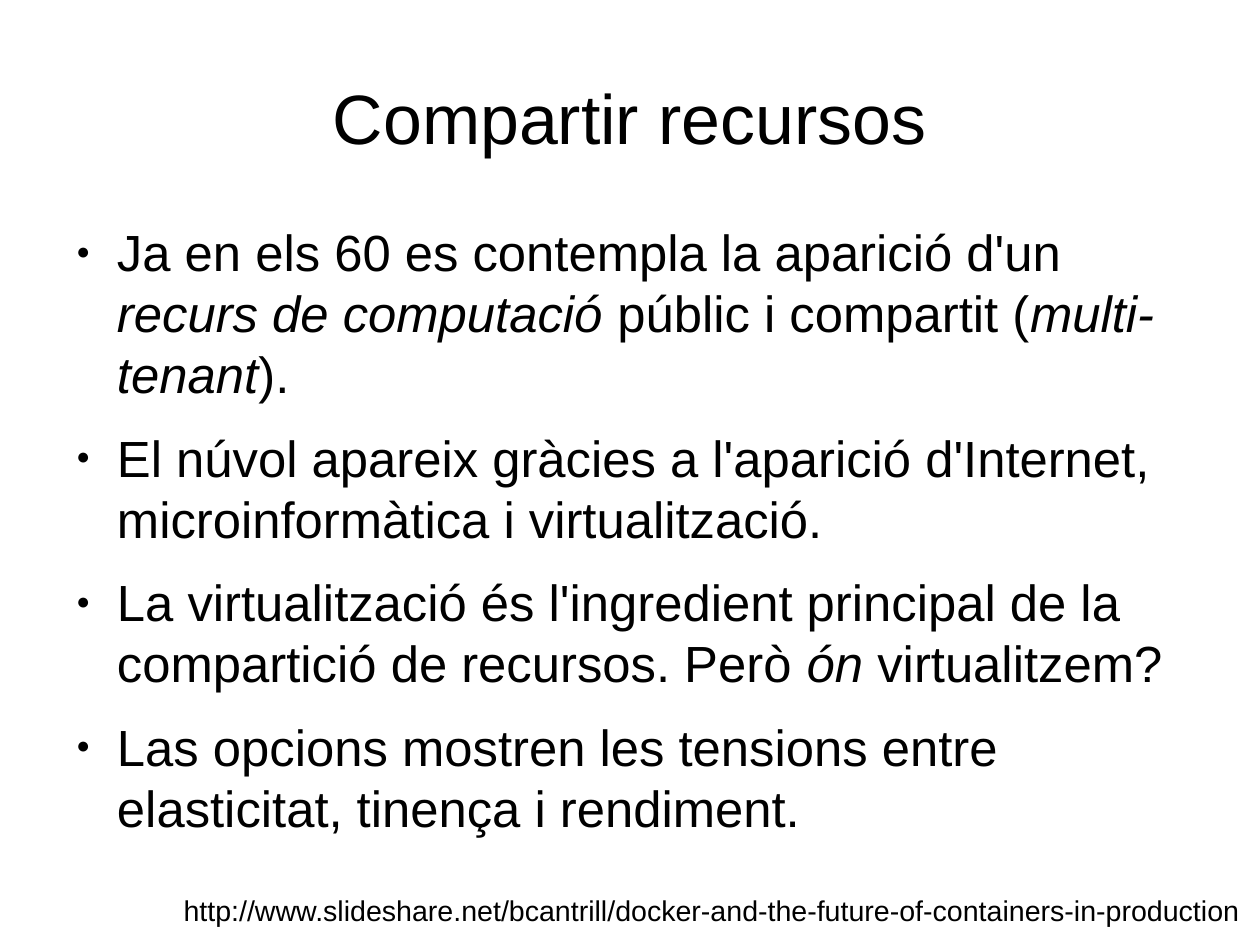
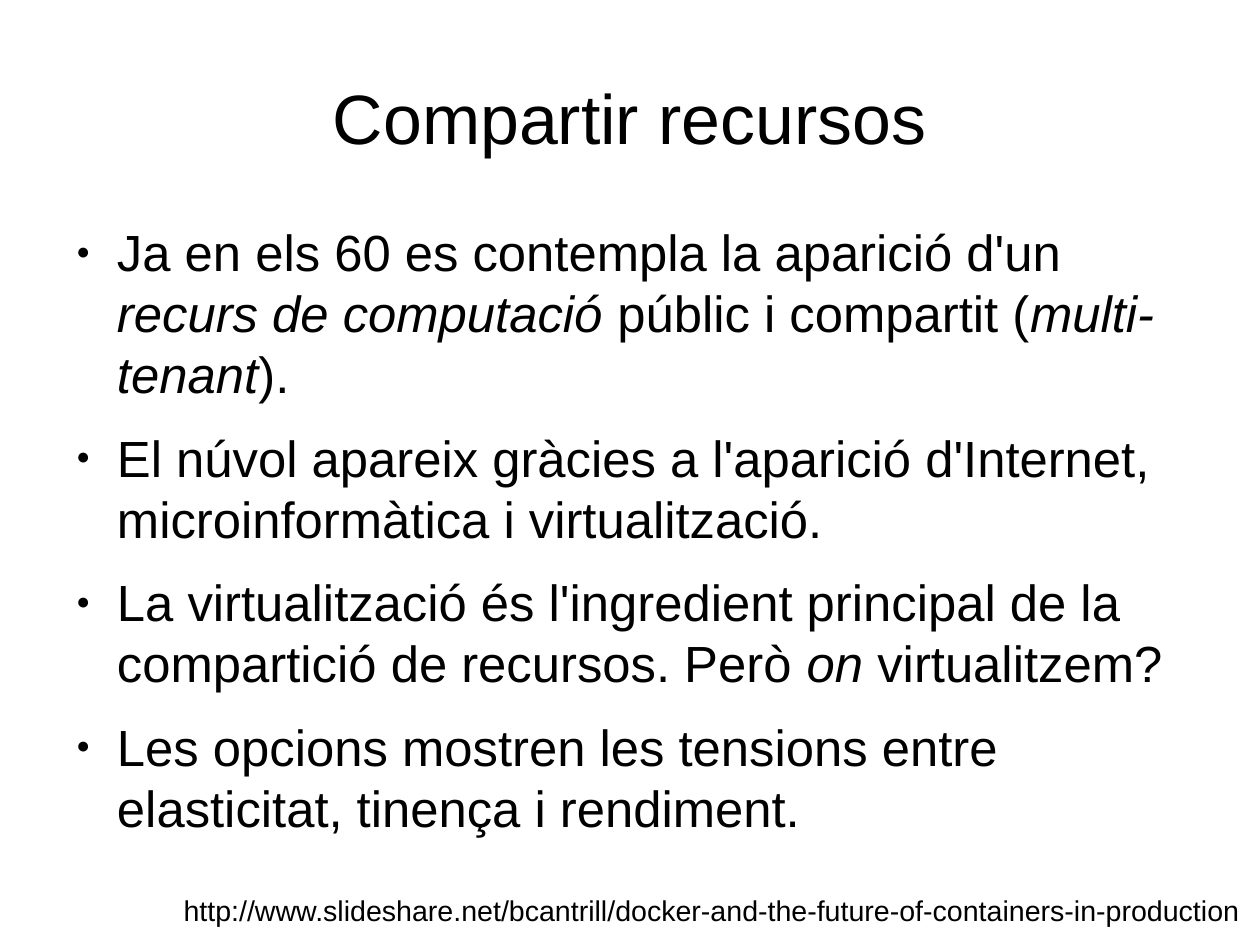
Before and after one commit to itorres/var, a slide deck: slide 2 of 2015/Cafè amb Web Manresa 201506/Docker en context - Cafè amb Web 201506.odp. Drawn at 1260x945 pixels with LibreOffice and Linux fonts; fonts in the diff are those of the drawing. Boxes give left, top, right and bottom in pixels: in the first picture for what was removed or moved away, otherwise in the second. Text is boxed around its words. In the diff, an @@ line names an element or a change of style, - is before the commit and + after.

```diff
--- a/2015/Cafè amb Web Manresa 201506/Docker en context - Cafè amb Web 201506.odp
+++ b/2015/Cafè amb Web Manresa 201506/Docker en context - Cafè amb Web 201506.odp
@@ text at <box>117,583,1162,837</box>: text changed @@
-● La virtualització és l'ingredient principal de la compartició de recursos. Però ón virtualitzem?
-● Las opcions mostren les tensions entre elasticitat, tinença i rendiment.
+● La virtualització és l'ingredient principal de la compartició de recursos. Però on virtualitzem?
+● Les opcions mostren les tensions entre elasticitat, tinença i rendiment.
```
Also in this commit, not shown: 5 other slides changed, 1 other file.
